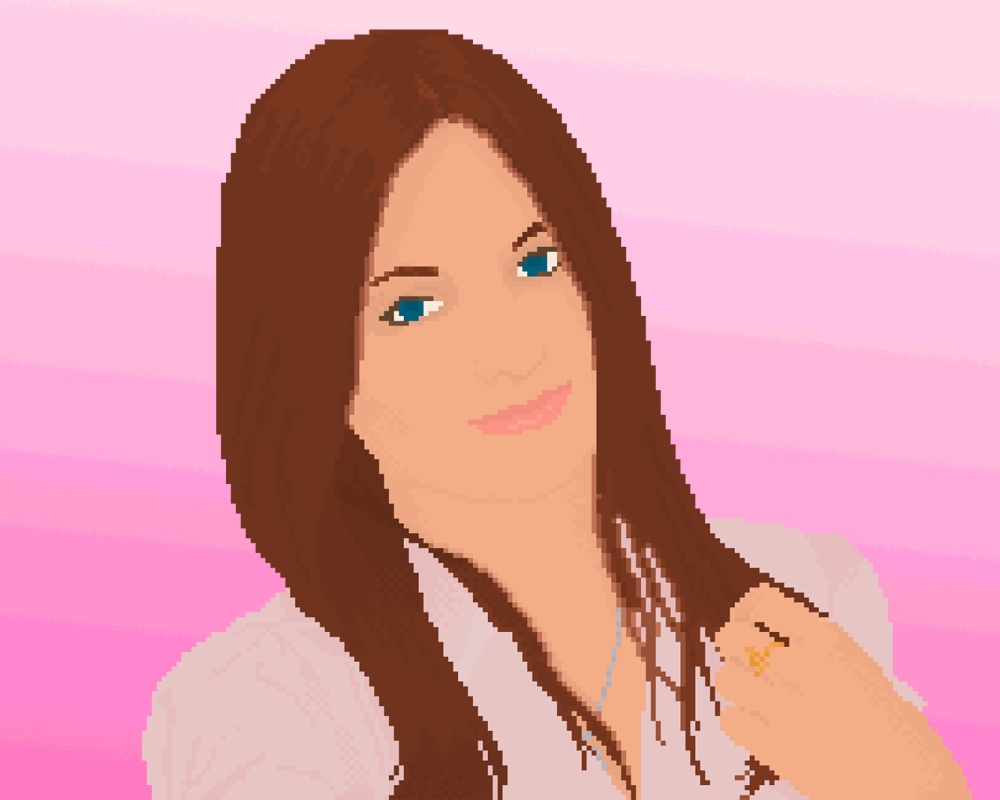
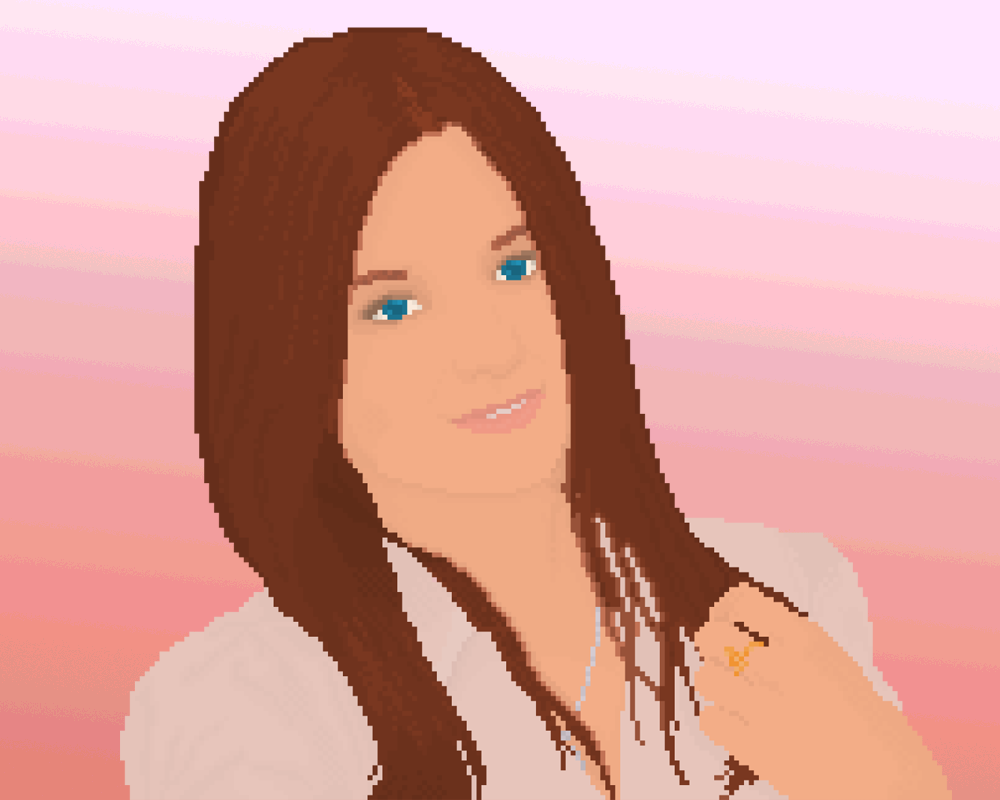
Layers edited between the first and the second 1000×800 image:
renamed "Layer 2" to "Layer 6", painted on it over left=120, top=27, right=972, bottom=800
painted on "Rectangle 1" over left=0, top=0, right=1000, bottom=800
